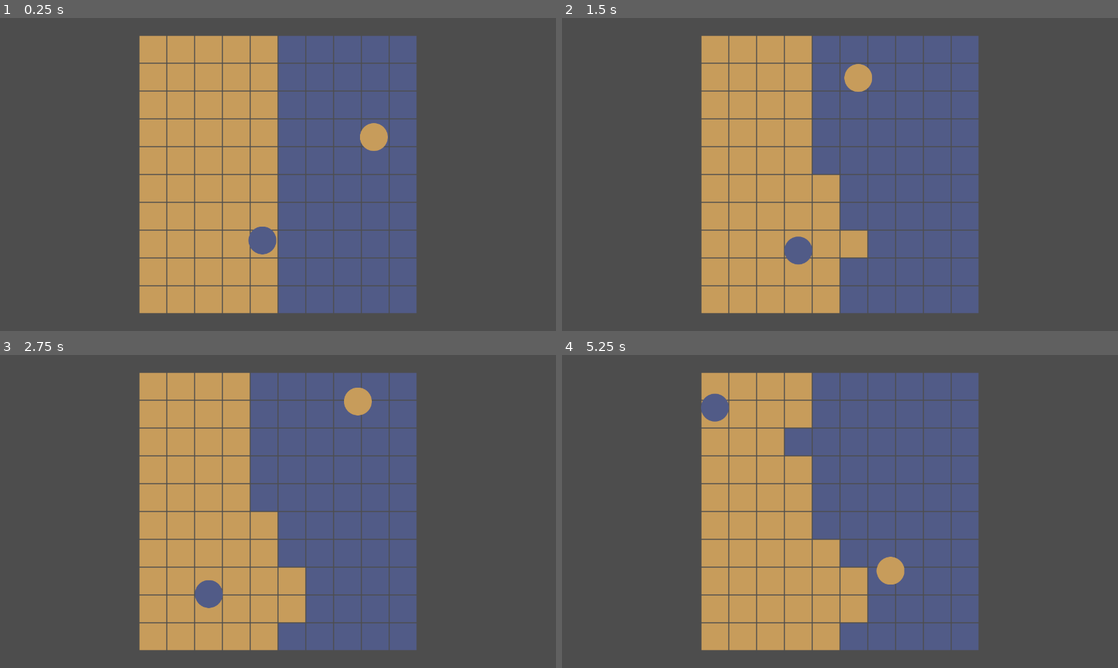
Above: before the commit, frames 1-4 (two rows, left to right).
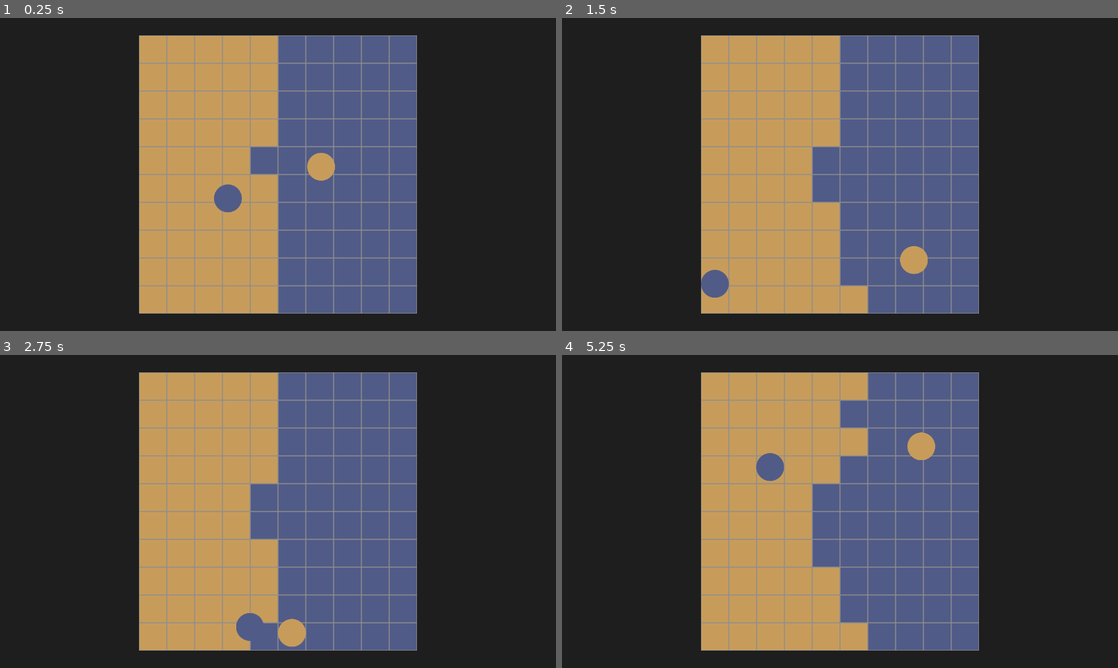
Above: after the commit, the same moments.

Repository: LiteFeather1/night-day-pong
Game: Godot game, scene res://scenes/main.tscn
The game is run twice, just before and just after one commit, with the same random seed, the same clock (stepped at 60 frames per second) and the same inputs.
Inputs:
- Up to frame 1 (0.25 s): no input
- Up to frame 2 (1.5 s): no input
- Up to frame 3 (2.75 s): no input
- Up to frame 4 (5.25 s): no input

The runs differ from the first frame. In frame 1, 62% of the frame differs, in the area x 0-100%, y 0-100%; in frame 2, 64%; in frame 3, 64%; in frame 4, 66%.

Commit message:
Fixed a bug where the second ball where much faster than the first one

Diff:
--- a/scenes/main.gd
+++ b/scenes/main.gd
@@ -5,6 +5,8 @@
 
 @export var colours: Array[Color]
 @export var line_colour: Color
+@export var background_colour: Color
+
 @export var force: float = 10.0
 @export var game_scale: Vector2 = Vector2(.5, .5)
 
@@ -19,6 +21,9 @@
 
 
 func _ready() -> void:
+	# set clear colour
+	RenderingServer.set_default_clear_color(background_colour)
+
 	# set camera pos
 	var center_x = collums * BLOCK_SIZE * game_scale.x
 	var center_y: float = rows * BLOCK_SIZE * game_scale.y  * .5
@@ -76,7 +81,7 @@
 		ball.position = pos
 		root.add_child.call_deferred(ball)
 		var f = force if index % 2 == 0 else -force
-		ball.launch(f *(index + 1))
+		ball.launch(f)
 
 
 func flip_block(block: Block) -> void:
--- a/scenes/main.tscn
+++ b/scenes/main.tscn
@@ -14,7 +14,8 @@
 script = ExtResource("1_w6ri1")
 camera_2d = NodePath("Camera2D")
 colours = Array[Color]([Color(0.317647, 0.356863, 0.529412, 1), Color(0.780392, 0.611765, 0.356863, 1)])
-line_colour = Color(0.160784, 0.160784, 0.160784, 0)
+line_colour = Color(1, 1, 1, 0.498039)
+background_colour = Color(0.117647, 0.117647, 0.117647, 1)
 force = 1024.0
 collums = 5
 rows = 10
